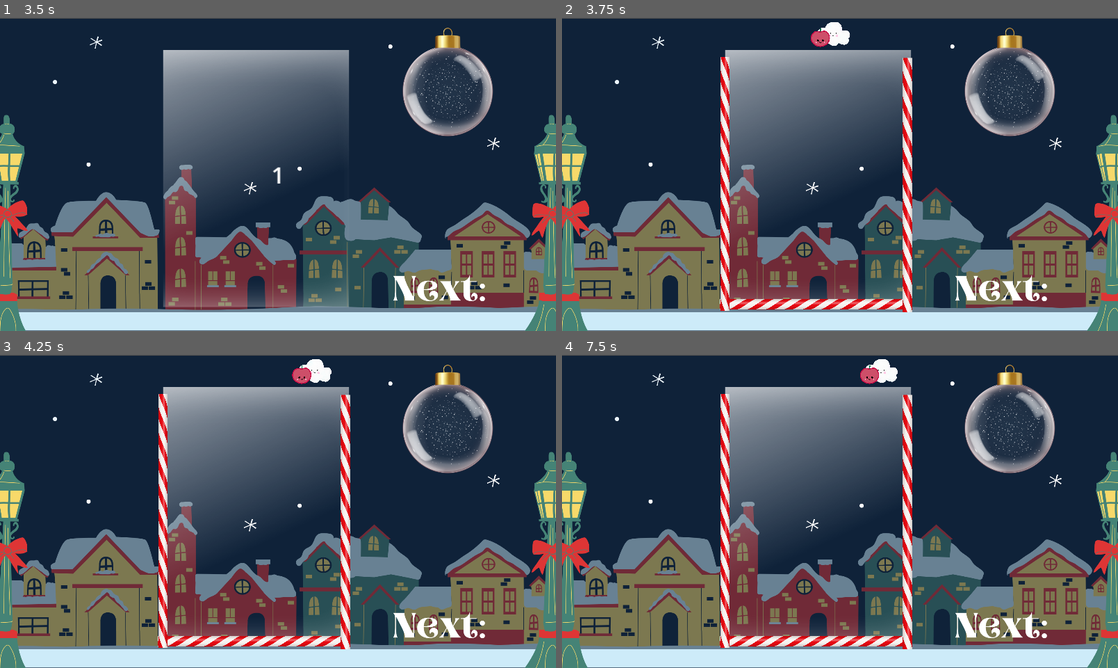
Above: before the commit, frames 1-4 (two rows, left to right).
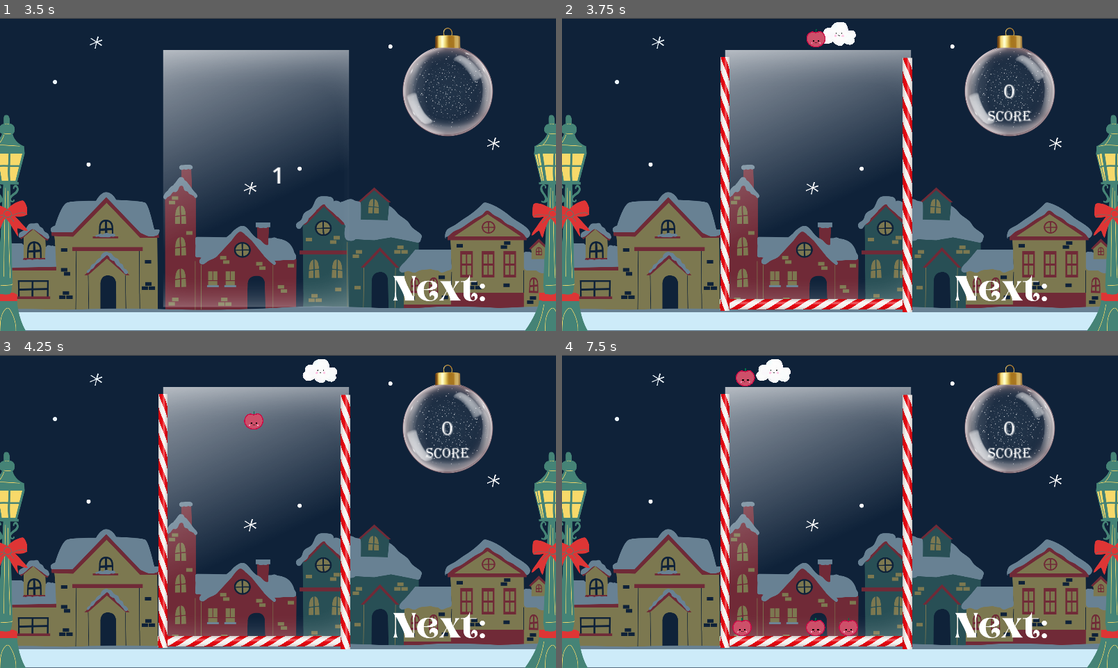
Above: after the commit, the same moments.

Repository: JackFromSchool/SuikaGameBetterEdition
Game: Godot game, scene res://scenes/main.tscn
Same seed, same stepped clock (60 frames per second), same inputs: the game is played once before the commit and once after it.
Inputs (mouse positions are in pixels of both pictures, inside the frame that each line leads up to):
- Up to frame 1 (3.5 s): click (278, 190) at 0.5 s; tap Enter at 1.25, 2.75 s; hold Right (right) 1.28-2.03 s; hold Down (drop) 1.28-2.03 s; tap Space at 2 s; hold Left (left) 2.03-2.78 s; tap Down (drop) at 2.1 s; hold Right (right) from 2.78 s (still down); hold Down (drop) from 2.78 s (still down)
- Up to frame 2 (3.75 s): keep holding Right (right); tap Space at 3.5 s; release Down (drop) at 3.53 s; tap Down (drop) at 3.6 s
- Up to frame 3 (4.25 s): keep holding Right (right)
- Up to frame 4 (7.5 s): release Right (right) at 4.28 s; hold Down (drop) 4.28-5.03 s; hold Left (left) 4.28-6.53 s; tap Down (drop) at 5.1, 6.6 s; hold Down (drop) 5.78-6.53 s; hold Right (right) from 6.53 s (still down); hold Down (drop) from 7.28 s (still down)

Frame 1 is identical in both runs. In frame 2, 0.5% of the frame differs, in the area x 44-85%, y 1-34%; in frame 3, 0.7%; in frame 4, 1.5%, in the area x 30-85%, y 1-90%.
Error before the commit: Invalid assignment of property or key 'elasticity' with value of type 'float' on a base object of type 'RigidBody2D (ball.gd)'. (res://scripts/player.gd:50)

Commit message:
fixed issue

Diff:
--- a/scenes/physics_area.tscn
+++ b/scenes/physics_area.tscn
@@ -25,7 +25,6 @@
 
 [node name="CollisionShape2D" type="CollisionShape2D" parent="Floor"]
 position = Vector2(-22.1428, 636.429)
-scale = Vector2(1, 1)
 shape = SubResource("RectangleShape2D_1s68g")
 
 [node name="Right Wall" type="RigidBody2D" parent="."]
--- a/scenes/ui.tscn
+++ b/scenes/ui.tscn
@@ -153,10 +153,10 @@
 
 [node name="Score" type="Label" parent="HUD"]
 layout_mode = 0
-offset_left = 1557.0
-offset_top = 207.0
-offset_right = 1701.0
-offset_bottom = 303.0
+offset_left = 1117.0
+offset_top = -782.0
+offset_right = 1261.0
+offset_bottom = -686.0
 theme_override_fonts/font = ExtResource("4_hpdad")
 theme_override_font_sizes/font_size = 70
 text = "0"
--- a/scripts/player.gd
+++ b/scripts/player.gd
@@ -33,24 +33,20 @@
 		newFruit.set_visible(true)
 		newFruit.position = position + Vector2(-40, 15)
 
-	if(Input.is_action_pressed("drop")):
-		print(position)
-		print(newFruit.position)
+		if(Input.is_action_pressed("drop")):
+			print(position)
+			print(newFruit.position)
 
-		newFruit.isHeld = false
-		newFruit.position = position + Vector2(-40, 15)
+			newFruit.isHeld = false
+			newFruit.position = position + Vector2(-40, 15)
 
-		var new_velocity = Vector2(50, 0)
-		newFruit.gravity_scale = 1.0
-		newFruit.freeze = false
-		newFruit.linear_velocity = new_velocity.rotated(randf_range(4.71 - .2, 4.71 + .2))
+			var new_velocity = Vector2(50, 0)
+			newFruit.gravity_scale = 1.0
+			newFruit.freeze = false
+			newFruit.linear_velocity = new_velocity.rotated(randf_range(4.71 - .2, 4.71 + .2))
 
-
-
-		newFruit.elasticity = 0.5
-
-		fruitReady = false
-		readyFruit()
+			fruitReady = false
+			readyFruit()
 
 	move_and_slide()
 
